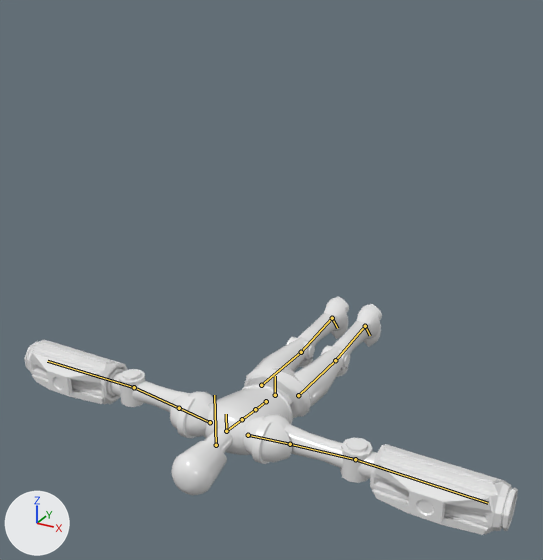
The FBX model Assets/Animations/Gunner/Gunner_Stagger.fbx: old version first, new version second.
One viewpoint serves both versions: a 50 mm camera at (3.62, -9.03, 4.81) aimed at (-0.38, -1.75, 1.17). Every picture has the same lights, and +X, +Y and +Z are marked at lower left. The bones that change are drawn over the model as lines.

In view in the first picture: 'Chest', 'Head', 'Left_Hand', 'Left_Leg', 'Neck', 'Pelvis', 'Right_Hand', 'Right_Leg', 'Spine'.
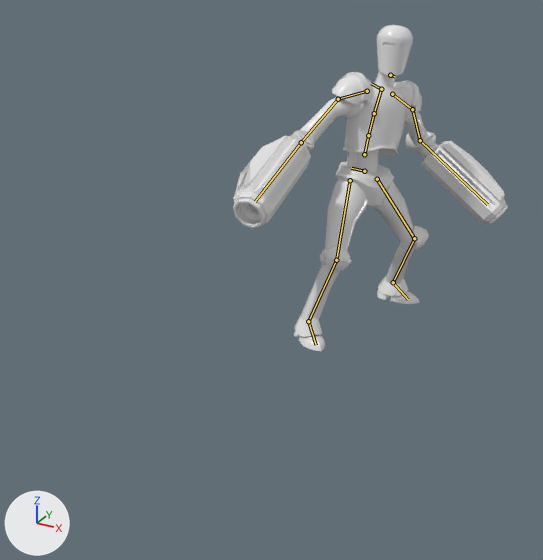
The newer file adds an action. The first version stands in its rest pose; the second is drawn at frame 14 of the action 'Armature|mixamo.com'.

Pixel boxes [x1, y1, x2, y2] of what changed, in the pictures (543 x 560 px):
'Left_Hand', posed (58% narrower, 20% taller): before [243, 414, 518, 535]; after [393, 80, 508, 225]
'Right_Hand', posed (27% narrower, 59% taller): before [24, 340, 215, 438]; after [233, 72, 373, 228]
'Right_Leg', posed: before [254, 297, 349, 372]; after [294, 180, 368, 351]
'Chest', posed (30% narrower): before [203, 384, 293, 455]; after [343, 82, 406, 156]
'Left_Leg', posed: before [294, 304, 382, 407]; after [374, 181, 429, 304]
'Head', posed (35% narrower, 7% shorter): before [171, 441, 227, 495]; after [377, 25, 413, 75]
'Pelvis', posed (12% narrower, 8% shorter): before [244, 368, 311, 418]; after [335, 162, 394, 208]
'Neck', posed: before [204, 426, 232, 453]; after [375, 71, 397, 87]
'Spine', posed: before [262, 384, 293, 404]; after [347, 149, 380, 172]
bone 'mixamorig:Hips', root to tip: before (275, 395) to (275, 376); after (364, 171) to (351, 168)
bone 'mixamorig:Spine', root to tip: before (266, 401) to (255, 409); after (364, 154) to (368, 135)
bone 'mixamorig:Spine1', root to tip: before (255, 409) to (242, 419); after (368, 135) to (374, 113)
bone 'mixamorig:Spine2', root to tip: before (242, 419) to (225, 432); after (374, 113) to (382, 87)
bone 'mixamorig:Neck', root to tip: before (226, 431) to (226, 414); after (381, 89) to (371, 83)
bone 'mixamorig:Head', root to tip: before (216, 445) to (214, 395); after (390, 75) to (394, 76)
bone 'mixamorig:LeftShoulder', root to tip: before (248, 435) to (290, 444); after (392, 94) to (412, 109)
bone 'mixamorig:LeftArm', root to tip: before (290, 444) to (355, 459); after (412, 109) to (420, 140)
bone 'mixamorig:LeftForeArm', root to tip: before (355, 459) to (488, 503); after (420, 140) to (487, 204)
bone 'mixamorig:RightShoulder', root to tip: before (210, 422) to (179, 408); after (367, 91) to (338, 99)
bone 'mixamorig:RightArm', root to tip: before (179, 408) to (134, 387); after (338, 99) to (301, 142)
bone 'mixamorig:RightForeArm', root to tip: before (134, 387) to (47, 361); after (301, 142) to (255, 201)
bone 'mixamorig:LeftUpLeg', root to tip: before (298, 395) to (335, 360); after (377, 179) to (414, 238)
bone 'mixamorig:LeftLeg', root to tip: before (335, 360) to (365, 326); after (414, 238) to (393, 282)
bone 'mixamorig:LeftFoot', root to tip: before (365, 326) to (370, 335); after (393, 282) to (408, 299)
bone 'mixamorig:RightUpLeg', root to tip: before (261, 385) to (301, 352); after (350, 180) to (336, 260)
bone 'mixamorig:RightLeg', root to tip: before (301, 352) to (332, 318); after (336, 260) to (308, 321)
bone 'mixamorig:RightFoot', root to tip: before (332, 318) to (337, 328); after (308, 321) to (316, 345)

What the commit changed:
Bone 'mixamorig:Hips' (bone_mixamorig_hips) moves from (0.0, 0.0, 0.0) to (1.0, 211.0, -246.0).
Bone 'mixamorig:Hips' (bone_mixamorig_hips) turns from (0, 0, 0) to (-109, 64, -16) degrees about its own x, y and z.
Bone 'mixamorig:Spine' (bone_mixamorig_spine) turns from (0, 0, 0) to (12, 2, -5) degrees about its own x, y and z.
Bone 'mixamorig:Spine1' (bone_mixamorig_spine1) turns from (0, 0, 0) to (5, 0, 1) degrees about its own x, y and z.
Bone 'mixamorig:Spine2' (bone_mixamorig_spine2) turns from (0, 0, 0) to (5, 0, 1) degrees about its own x, y and z.
Bone 'mixamorig:Neck' (bone_mixamorig_neck) turns from (0, 0, 0) to (-5, 5, -1) degrees about its own x, y and z.
Bone 'mixamorig:Head' (bone_mixamorig_head) turns from (0, 0, 0) to (-6, -16, -52) degrees about its own x, y and z.
Bone 'mixamorig:LeftShoulder' (bone_mixamorig_leftshoulder) turns from (0, 0, 0) to (13, 2, 6) degrees about its own x, y and z.
Bone 'mixamorig:LeftArm' (bone_mixamorig_leftarm) turns from (0, 0, 0) to (24, -12, -19) degrees about its own x, y and z.
Bone 'mixamorig:LeftForeArm' (bone_mixamorig_leftforearm) turns from (0, 0, 0) to (16, -28, 49) degrees about its own x, y and z.
Bone 'mixamorig:RightShoulder' (bone_mixamorig_rightshoulder) turns from (0, 0, 0) to (8, -2, 0) degrees about its own x, y and z.
Bone 'mixamorig:RightArm' (bone_mixamorig_rightarm) turns from (0, 0, 0) to (56, 28, 43) degrees about its own x, y and z.
Bone 'mixamorig:RightForeArm' (bone_mixamorig_rightforearm) turns from (0, 0, 0) to (11, 8, -47) degrees about its own x, y and z.
Bone 'mixamorig:LeftUpLeg' (bone_mixamorig_leftupleg) turns from (0, 0, 0) to (11, -30, 31) degrees about its own x, y and z.
Bone 'mixamorig:LeftLeg' (bone_mixamorig_leftleg) turns from (0, 0, 0) to (-41, 9, -1) degrees about its own x, y and z.
Bone 'mixamorig:LeftFoot' (bone_mixamorig_leftfoot) turns from (0, 0, 0) to (19, -7, -18) degrees about its own x, y and z.
Bone 'mixamorig:RightUpLeg' (bone_mixamorig_rightupleg) turns from (0, 0, 0) to (12, 22, -16) degrees about its own x, y and z.
Bone 'mixamorig:RightLeg' (bone_mixamorig_rightleg) turns from (0, 0, 0) to (-27, -6, 1) degrees about its own x, y and z.
Bone 'mixamorig:RightFoot' (bone_mixamorig_rightfoot) turns from (0, 0, 0) to (6, 12, 15) degrees about its own x, y and z.
